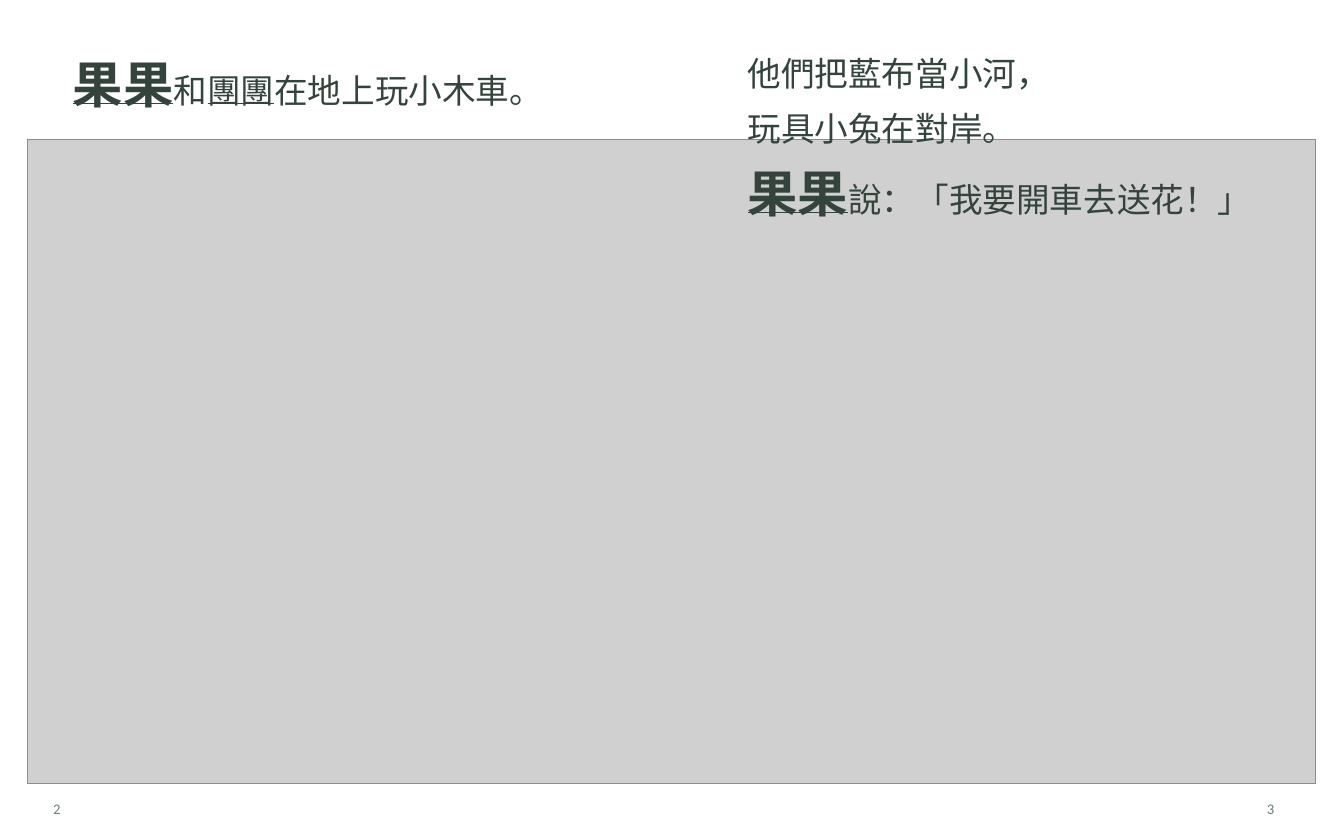
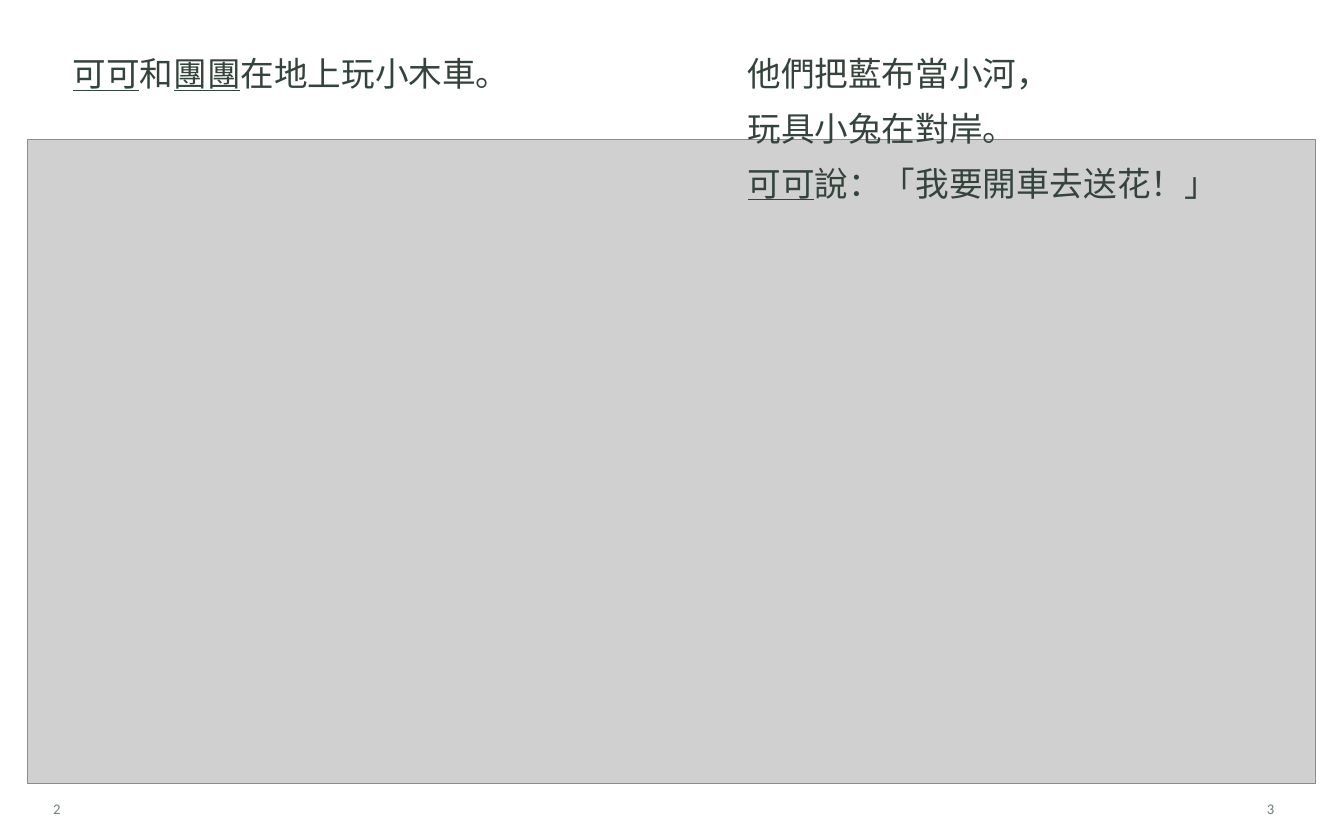
Before and after one commit to angusQAQ/audio-book, a slide deck: slide 3 of books/little-wooden-bridge/exports/小木橋，通車了！_可編輯排版.pptx. Drawn at 1344x840 pixels with LibreOffice and Linux fonts; fonts in the diff are those of the drawing; grey boxes stand for pictures. Boxes give left, top, right and bottom in pixels: in the first picture for what was removed or moved away, otherwise in the second. Text is boxed around its words. In the diff, an @@ line names an element or a change of style, - is before the commit and + after.

```diff
--- a/books/little-wooden-bridge/exports/小木橋，通車了！_可編輯排版.pptx
+++ b/books/little-wooden-bridge/exports/小木橋，通車了！_可編輯排版.pptx
@@ text at bbox=[73, 57, 510, 91]: text changed @@
-果果和團團在地上玩小木車。
+可可和團團在地上玩小木車。
@@ line moved from (74, 104) - (173, 104) to (74, 91) - (139, 91) @@
@@ line moved from (208, 104) - (274, 104) to (174, 91) - (240, 91) @@
@@ text at bbox=[748, 167, 1218, 200]: text changed @@
-果果說：「我要開車去送花！」
+可可說：「我要開車去送花！」
@@ line moved from (748, 213) - (848, 213) to (748, 200) - (815, 200) @@
```
Also in this commit, not shown: 8 other slides changed, 56 other files.
